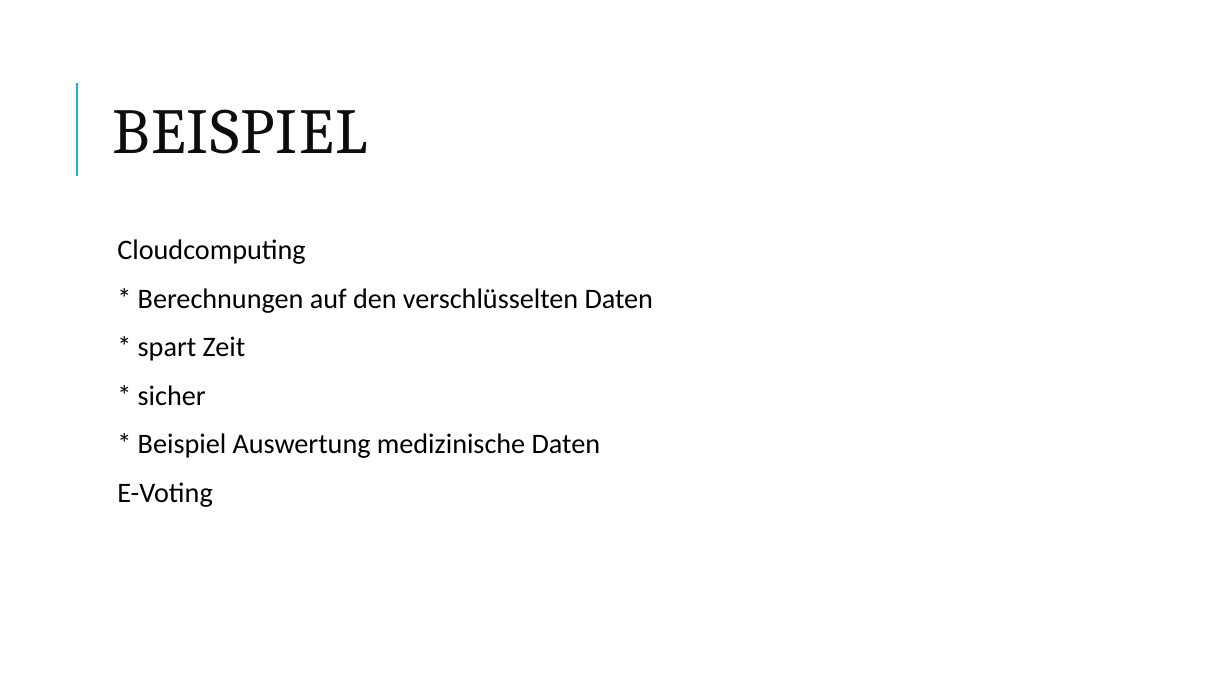
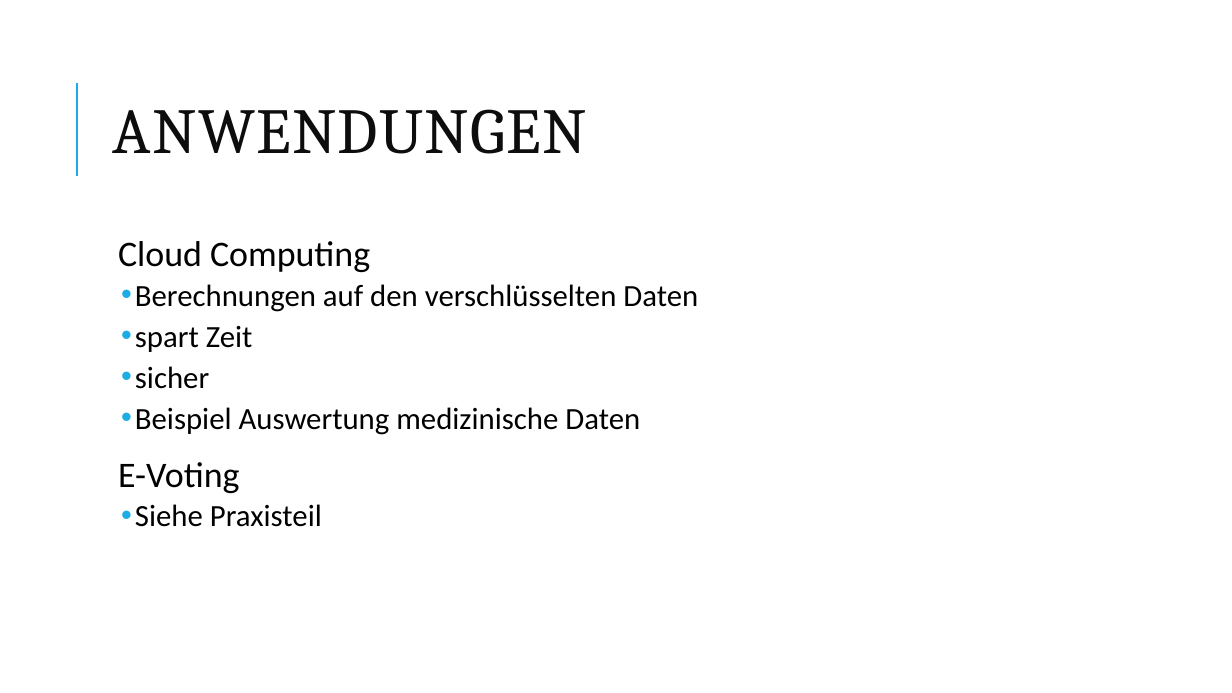
Before and after one commit to kohlerta/Krypto, a slide deck: slide 5 of hannah_raimund_tanja.pptx (slide 4 before the commit). Drawn at 1232x693 pixels with LibreOffice and Linux fonts; fonts in the diff are those of the drawing. Boxes give left, top, right and bottom in pixels: in the first picture for what was removed or moved away, otherwise in the second. Text is boxed around its words. In the diff, an @@ line names an element or a change of style, - is before the commit and + after.

```diff
--- a/hannah_raimund_tanja.pptx
+++ b/hannah_raimund_tanja.pptx
@@ title at [113, 109, 587, 154]: text changed @@
-BEISPIEL
+ANWENDUNGEN
@@ text at [118, 241, 698, 435]: text changed; size 22 to 24 pt @@
-  Cloudcomputing
-  * Berechnungen auf den verschlüsselten Daten
-  * spart Zeit
-  * sicher
-  * Beispiel Auswertung medizinische Daten
+  Cloud Computing
+  • Berechnungen auf den verschlüsselten Daten
+  • spart Zeit
+  • sicher
+  • Beispiel Auswertung medizinische Daten
@@ text at [118, 462, 240, 493]: size 22 to 28 pt in "E-Voting" @@
@@ text at [135, 504, 322, 527]: paragraph added @@
+  • Siehe Praxisteil
```
Also in this commit, not shown: 16 other slides changed, 16 slides added, 10 slides removed, 7 other files.
